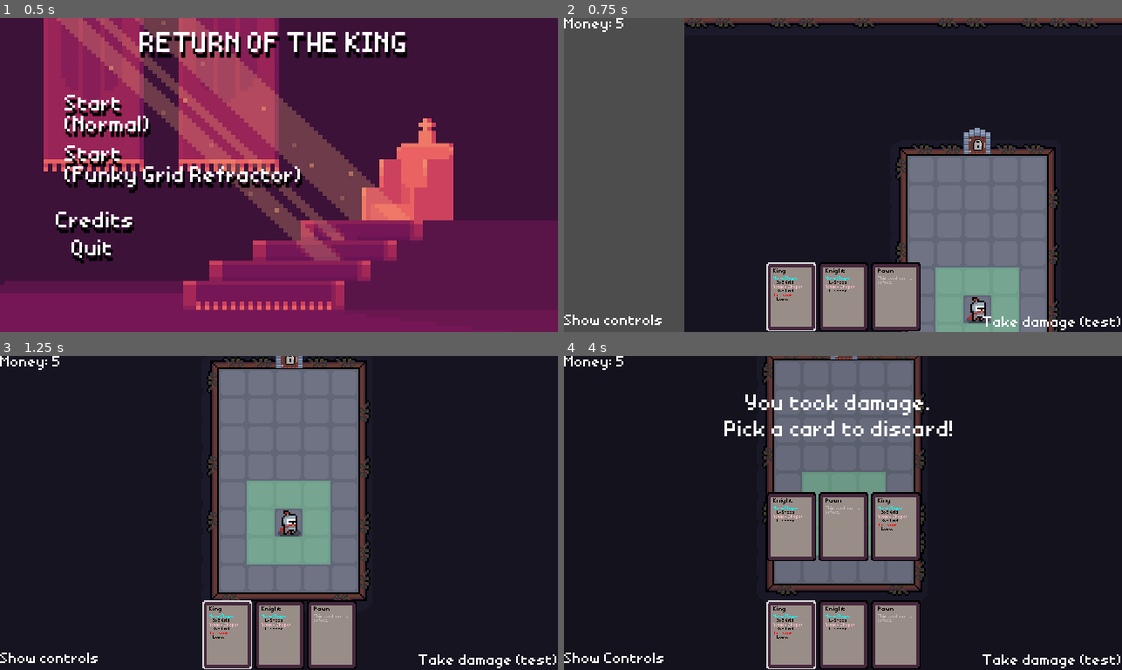
Above: before the commit, frames 1-4 (two rows, left to right).
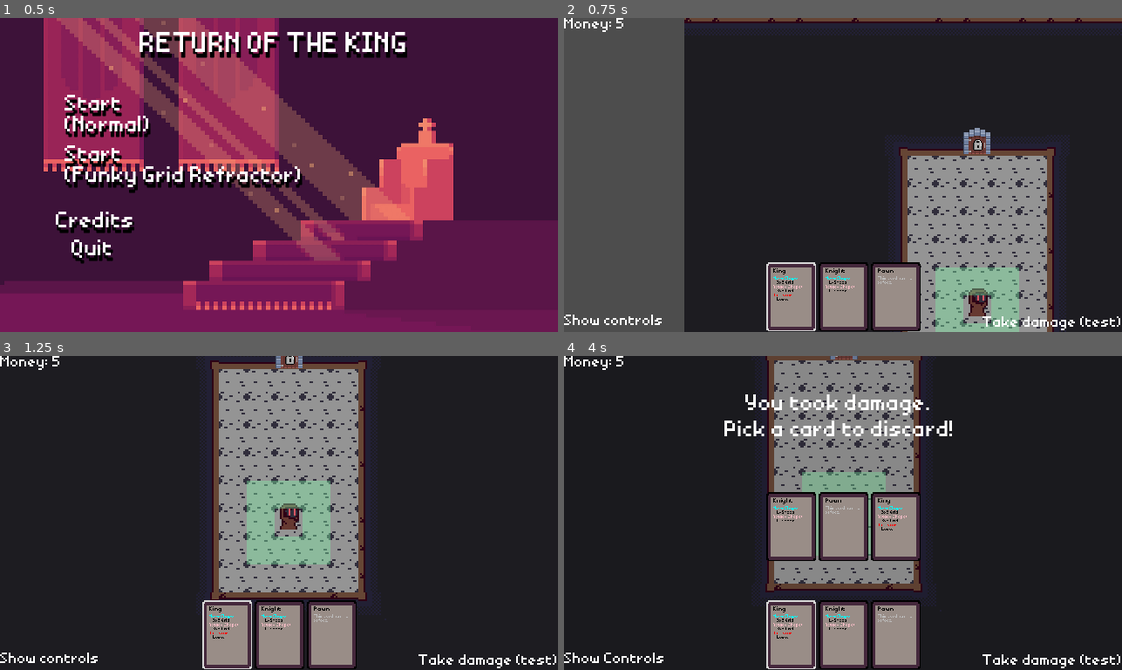
Above: after the commit, the same moments.

Repository: bonsaipropaganda/pass-the-game-jam-2024
Game: Godot game, scene res://ui/menues/main_menu.tscn
Same seed, same stepped clock (60 frames per second), same inputs: the game is played once before the commit and once after it.
Inputs (mouse positions are in pixels of both pictures, inside the frame that each line leads up to):
- Up to frame 1 (0.5 s): no input
- Up to frame 2 (0.75 s): click "Start (Normal)" at 0.5 s
- Up to frame 3 (1.25 s): no input
- Up to frame 4 (4 s): click "Take damage (test)" at 1.25 s; tap Enter at 2 s; move the mouse to (965, 497) at 2.02 s; tap 1 at 2.1 s; click (965, 497) at 2.17 s; click "Show controls" at 2.75 s; click "Hide Controls" at 3.5 s

Frame 1 is identical in both runs. In frame 2, 15% of the frame differs, in the area x 21-100%, y 0-100%; in frame 3, 18%, in the area x 37-67%, y 0-79%; in frame 4, 13%.

Commit message:
Created game assets for the player, one enemy type, a chest, and made the tileset.

Diff:
--- a/entities/Player/player.tscn
+++ b/entities/Player/player.tscn
@@ -1,53 +1,85 @@
-[gd_scene load_steps=15 format=3 uid="uid://3o1v1gb0lhhg"]
+[gd_scene load_steps=18 format=3 uid="uid://3o1v1gb0lhhg"]
 
 [ext_resource type="Script" path="res://entities/Player/player.gd" id="1_1wplv"]
-[ext_resource type="Texture2D" uid="uid://kfcieplqn3ap" path="res://gfx/entities/heroes/knight/knight_idle_spritesheet.png" id="2_dlncf"]
+[ext_resource type="Texture2D" uid="uid://cukd8xul6fmq" path="res://gfx/entities/player_sheet.png" id="2_onmdn"]
+[ext_resource type="Texture2D" uid="uid://c2gino6i3s2ae" path="res://gfx/entities/player_test.png" id="4_x6xvk"]
 [ext_resource type="Script" path="res://entities/Player/inventory.gd" id="5_n8jhy"]
 
-[sub_resource type="AtlasTexture" id="AtlasTexture_prdr3"]
-atlas = ExtResource("2_dlncf")
+[sub_resource type="AtlasTexture" id="AtlasTexture_bjsso"]
+atlas = ExtResource("2_onmdn")
 region = Rect2(0, 0, 16, 16)
 
-[sub_resource type="AtlasTexture" id="AtlasTexture_tbdf4"]
-atlas = ExtResource("2_dlncf")
+[sub_resource type="AtlasTexture" id="AtlasTexture_3mn8n"]
+atlas = ExtResource("2_onmdn")
+region = Rect2(64, 0, 16, 16)
+
+[sub_resource type="AtlasTexture" id="AtlasTexture_scfb6"]
+atlas = ExtResource("2_onmdn")
+region = Rect2(80, 0, 16, 16)
+
+[sub_resource type="AtlasTexture" id="AtlasTexture_pxjg2"]
+atlas = ExtResource("2_onmdn")
+region = Rect2(96, 0, 16, 16)
+
+[sub_resource type="AtlasTexture" id="AtlasTexture_adc76"]
+atlas = ExtResource("2_onmdn")
+region = Rect2(0, 0, 16, 16)
+
+[sub_resource type="AtlasTexture" id="AtlasTexture_3fghk"]
+atlas = ExtResource("2_onmdn")
 region = Rect2(16, 0, 16, 16)
 
-[sub_resource type="AtlasTexture" id="AtlasTexture_hoeeo"]
-atlas = ExtResource("2_dlncf")
+[sub_resource type="AtlasTexture" id="AtlasTexture_07vog"]
+atlas = ExtResource("2_onmdn")
 region = Rect2(32, 0, 16, 16)
 
-[sub_resource type="AtlasTexture" id="AtlasTexture_ue1mj"]
-atlas = ExtResource("2_dlncf")
+[sub_resource type="AtlasTexture" id="AtlasTexture_fn8v2"]
+atlas = ExtResource("2_onmdn")
 region = Rect2(48, 0, 16, 16)
-
-[sub_resource type="AtlasTexture" id="AtlasTexture_m5sd2"]
-atlas = ExtResource("2_dlncf")
-region = Rect2(64, 0, 16, 16)
-
-[sub_resource type="AtlasTexture" id="AtlasTexture_e6que"]
-atlas = ExtResource("2_dlncf")
-region = Rect2(80, 0, 16, 16)
 
 [sub_resource type="SpriteFrames" id="SpriteFrames_dgdb1"]
 animations = [{
 "frames": [{
 "duration": 1.0,
-"texture": SubResource("AtlasTexture_prdr3")
+"texture": SubResource("AtlasTexture_bjsso")
 }, {
 "duration": 1.0,
-"texture": SubResource("AtlasTexture_tbdf4")
+"texture": SubResource("AtlasTexture_3mn8n")
 }, {
 "duration": 1.0,
-"texture": SubResource("AtlasTexture_hoeeo")
+"texture": SubResource("AtlasTexture_scfb6")
 }, {
 "duration": 1.0,
-"texture": SubResource("AtlasTexture_ue1mj")
+"texture": SubResource("AtlasTexture_pxjg2")
+}],
+"loop": false,
+"name": &"Dead",
+"speed": 10.0
+}, {
+"frames": [{
+"duration": 1.0,
+"texture": SubResource("AtlasTexture_adc76")
 }, {
 "duration": 1.0,
-"texture": SubResource("AtlasTexture_m5sd2")
+"texture": SubResource("AtlasTexture_adc76")
 }, {
 "duration": 1.0,
-"texture": SubResource("AtlasTexture_e6que")
+"texture": SubResource("AtlasTexture_3fghk")
+}, {
+"duration": 1.0,
+"texture": SubResource("AtlasTexture_07vog")
+}, {
+"duration": 1.0,
+"texture": SubResource("AtlasTexture_fn8v2")
+}, {
+"duration": 1.0,
+"texture": SubResource("AtlasTexture_fn8v2")
+}, {
+"duration": 1.0,
+"texture": SubResource("AtlasTexture_07vog")
+}, {
+"duration": 1.0,
+"texture": SubResource("AtlasTexture_3fghk")
 }],
 "loop": true,
 "name": &"Idle",
@@ -123,6 +155,7 @@
 script = ExtResource("1_1wplv")
 
 [node name="AnimationPlayer" type="AnimatedSprite2D" parent="."]
+position = Vector2(0, -4)
 sprite_frames = SubResource("SpriteFrames_dgdb1")
 animation = &"Idle"
 autoplay = "Idle"
@@ -146,3 +179,9 @@
 
 [node name="Inventory" type="Node" parent="."]
 script = ExtResource("5_n8jhy")
+
+[node name="Sprite2D" type="Sprite2D" parent="."]
+visible = false
+position = Vector2(0, -3)
+scale = Vector2(0.2, 0.2)
+texture = ExtResource("4_x6xvk")
--- a/entities/enemies/enemy_goblin.tscn
+++ b/entities/enemies/enemy_goblin.tscn
@@ -1,10 +1,46 @@
-[gd_scene load_steps=10 format=3 uid="uid://df81e4sd0fqba"]
+[gd_scene load_steps=15 format=3 uid="uid://df81e4sd0fqba"]
 
 [ext_resource type="Script" path="res://entities/enemies/enemy_goblin.gd" id="1_pevj5"]
-[ext_resource type="Texture2D" uid="uid://i184xxddbxoh" path="res://gfx/entities/grid entities/full spritesheet.png" id="2_ur1o6"]
+[ext_resource type="Texture2D" uid="uid://bmd7qdq3drsys" path="res://gfx/entities/pawn_sheet.png" id="2_gdalc"]
 
 [sub_resource type="RectangleShape2D" id="RectangleShape2D_p5i1p"]
 size = Vector2(16, 16)
+
+[sub_resource type="AtlasTexture" id="AtlasTexture_ua1dm"]
+atlas = ExtResource("2_gdalc")
+region = Rect2(0, 0, 16, 16)
+
+[sub_resource type="AtlasTexture" id="AtlasTexture_m5egs"]
+atlas = ExtResource("2_gdalc")
+region = Rect2(16, 0, 16, 16)
+
+[sub_resource type="AtlasTexture" id="AtlasTexture_1hxh1"]
+atlas = ExtResource("2_gdalc")
+region = Rect2(32, 0, 16, 16)
+
+[sub_resource type="AtlasTexture" id="AtlasTexture_5tu28"]
+atlas = ExtResource("2_gdalc")
+region = Rect2(48, 0, 16, 16)
+
+[sub_resource type="SpriteFrames" id="SpriteFrames_tn4gy"]
+animations = [{
+"frames": [{
+"duration": 1.0,
+"texture": SubResource("AtlasTexture_ua1dm")
+}, {
+"duration": 1.0,
+"texture": SubResource("AtlasTexture_m5egs")
+}, {
+"duration": 1.0,
+"texture": SubResource("AtlasTexture_1hxh1")
+}, {
+"duration": 1.0,
+"texture": SubResource("AtlasTexture_5tu28")
+}],
+"loop": true,
+"name": &"default",
+"speed": 10.0
+}]
 
 [sub_resource type="Animation" id="Animation_sb625"]
 resource_name = "Attack"
@@ -164,14 +200,10 @@
 shape = SubResource("RectangleShape2D_p5i1p")
 debug_color = Color(0.7, 0, 0.315, 0.419608)
 
-[node name="Sprite2D" type="Sprite2D" parent="."]
+[node name="Sprite2D" type="AnimatedSprite2D" parent="."]
 position = Vector2(-8, -8)
-texture = ExtResource("2_ur1o6")
+sprite_frames = SubResource("SpriteFrames_tn4gy")
 centered = false
-flip_h = true
-hframes = 6
-region_enabled = true
-region_rect = Rect2(-0.00566101, 14.9272, 96.0222, 16.9818)
 
 [node name="AnimationPlayer" type="AnimationPlayer" parent="."]
 libraries = {
--- a/entities/grid entities/chest.tscn
+++ b/entities/grid entities/chest.tscn
@@ -1,48 +1,92 @@
-[gd_scene load_steps=11 format=3 uid="uid://b7cm07luj2kni"]
+[gd_scene load_steps=14 format=3 uid="uid://b7cm07luj2kni"]
 
-[ext_resource type="Texture2D" uid="uid://i184xxddbxoh" path="res://gfx/entities/grid entities/full spritesheet.png" id="1_qahkm"]
+[ext_resource type="Texture2D" uid="uid://cjjt2okruw0pu" path="res://gfx/entities/chest_sheet.png" id="1_lv6h3"]
 [ext_resource type="Script" path="res://entities/grid entities/chest.gd" id="2_7y5p7"]
 
-[sub_resource type="AtlasTexture" id="AtlasTexture_ldm8r"]
-atlas = ExtResource("1_qahkm")
-region = Rect2(144, 16, 16, 16)
+[sub_resource type="AtlasTexture" id="AtlasTexture_pry5b"]
+atlas = ExtResource("1_lv6h3")
+region = Rect2(0, 0, 16, 16)
 
-[sub_resource type="AtlasTexture" id="AtlasTexture_41u21"]
-atlas = ExtResource("1_qahkm")
-region = Rect2(160, 16, 16, 16)
+[sub_resource type="AtlasTexture" id="AtlasTexture_opoo7"]
+atlas = ExtResource("1_lv6h3")
+region = Rect2(16, 0, 16, 16)
 
-[sub_resource type="AtlasTexture" id="AtlasTexture_jpswd"]
-atlas = ExtResource("1_qahkm")
-region = Rect2(176, 16, 16, 16)
+[sub_resource type="AtlasTexture" id="AtlasTexture_csxf8"]
+atlas = ExtResource("1_lv6h3")
+region = Rect2(32, 0, 16, 16)
 
-[sub_resource type="AtlasTexture" id="AtlasTexture_65ebk"]
-atlas = ExtResource("1_qahkm")
-region = Rect2(192, 16, 16, 16)
+[sub_resource type="AtlasTexture" id="AtlasTexture_ixvmn"]
+atlas = ExtResource("1_lv6h3")
+region = Rect2(48, 0, 16, 16)
 
-[sub_resource type="AtlasTexture" id="AtlasTexture_pt8iq"]
-atlas = ExtResource("1_qahkm")
-region = Rect2(208, 16, 16, 16)
+[sub_resource type="AtlasTexture" id="AtlasTexture_qwu6j"]
+atlas = ExtResource("1_lv6h3")
+region = Rect2(0, 0, 16, 16)
+
+[sub_resource type="AtlasTexture" id="AtlasTexture_7yd4e"]
+atlas = ExtResource("1_lv6h3")
+region = Rect2(64, 0, 16, 16)
+
+[sub_resource type="AtlasTexture" id="AtlasTexture_is60p"]
+atlas = ExtResource("1_lv6h3")
+region = Rect2(80, 0, 16, 16)
+
+[sub_resource type="AtlasTexture" id="AtlasTexture_uieh2"]
+atlas = ExtResource("1_lv6h3")
+region = Rect2(96, 0, 16, 16)
 
 [sub_resource type="SpriteFrames" id="SpriteFrames_ppniw"]
 animations = [{
 "frames": [{
 "duration": 1.0,
-"texture": SubResource("AtlasTexture_ldm8r")
+"texture": SubResource("AtlasTexture_pry5b")
 }, {
 "duration": 1.0,
-"texture": SubResource("AtlasTexture_41u21")
+"texture": SubResource("AtlasTexture_opoo7")
 }, {
 "duration": 1.0,
-"texture": SubResource("AtlasTexture_jpswd")
+"texture": SubResource("AtlasTexture_csxf8")
 }, {
 "duration": 1.0,
-"texture": SubResource("AtlasTexture_65ebk")
+"texture": SubResource("AtlasTexture_ixvmn")
 }, {
 "duration": 1.0,
-"texture": SubResource("AtlasTexture_pt8iq")
+"texture": SubResource("AtlasTexture_pry5b")
+}, {
+"duration": 1.0,
+"texture": SubResource("AtlasTexture_pry5b")
+}, {
+"duration": 1.0,
+"texture": SubResource("AtlasTexture_pry5b")
+}, {
+"duration": 1.0,
+"texture": SubResource("AtlasTexture_pry5b")
+}, {
+"duration": 1.0,
+"texture": SubResource("AtlasTexture_pry5b")
+}, {
+"duration": 1.0,
+"texture": SubResource("AtlasTexture_pry5b")
 }],
 "loop": true,
 "name": &"default",
+"speed": 7.0
+}, {
+"frames": [{
+"duration": 1.0,
+"texture": SubResource("AtlasTexture_qwu6j")
+}, {
+"duration": 1.0,
+"texture": SubResource("AtlasTexture_7yd4e")
+}, {
+"duration": 1.0,
+"texture": SubResource("AtlasTexture_is60p")
+}, {
+"duration": 1.0,
+"texture": SubResource("AtlasTexture_uieh2")
+}],
+"loop": false,
+"name": &"open",
 "speed": 7.0
 }]
 
@@ -56,7 +100,7 @@
 visibility_layer = 2
 sprite_frames = SubResource("SpriteFrames_ppniw")
 autoplay = "default"
-frame_progress = 0.532779
+frame_progress = 0.80402
 script = ExtResource("2_7y5p7")
 
 [node name="StaticBody2D" type="StaticBody2D" parent="."]
--- a/rooms/castle_tile_set.tres
+++ b/rooms/castle_tile_set.tres
@@ -1,9 +1,9 @@
 [gd_resource type="TileSet" load_steps=3 format=3 uid="uid://culymj2kms04e"]
 
-[ext_resource type="Texture2D" uid="uid://5g3gsgd2a8dm" path="res://gfx/terrain/area_dungeon_tilemap.png" id="1_cuaoh"]
+[ext_resource type="Texture2D" uid="uid://brarcdtutytpx" path="res://gfx/terrain/dungeon_tilemap.png" id="1_84o7a"]
 
 [sub_resource type="TileSetAtlasSource" id="TileSetAtlasSource_n1xal"]
-texture = ExtResource("1_cuaoh")
+texture = ExtResource("1_84o7a")
 3:0/0 = 0
 3:0/0/terrain_set = 0
 3:0/0/terrain = 1
@@ -209,6 +209,8 @@
 5:2/0/terrains_peering_bit/right_side = 0
 5:2/0/terrains_peering_bit/top_side = 0
 5:2/0/terrains_peering_bit/top_right_corner = 0
+3:1/0 = 0
+4:1/0 = 0
 
 [resource]
 physics_layer_0/collision_layer = 1
Binary file added: gfx/entities/chest_sheet.png
Not shown, added: gfx/entities/chest_sheet.png.import
Binary file added: gfx/entities/dungeon_tilemap.png
Not shown, added: gfx/entities/dungeon_tilemap.png.import
Binary file added: gfx/entities/horse_sheet.png
Not shown, added: gfx/entities/horse_sheet.png.import
Binary file added: gfx/entities/pawn_sheet.png
Not shown, added: gfx/entities/pawn_sheet.png.import
Binary file added: gfx/entities/player_sheet.png
Not shown, added: gfx/entities/player_sheet.png.import
Binary file added: gfx/entities/player_test.png
Not shown, added: gfx/entities/player_test.png.import
(and 19 more such lines)
